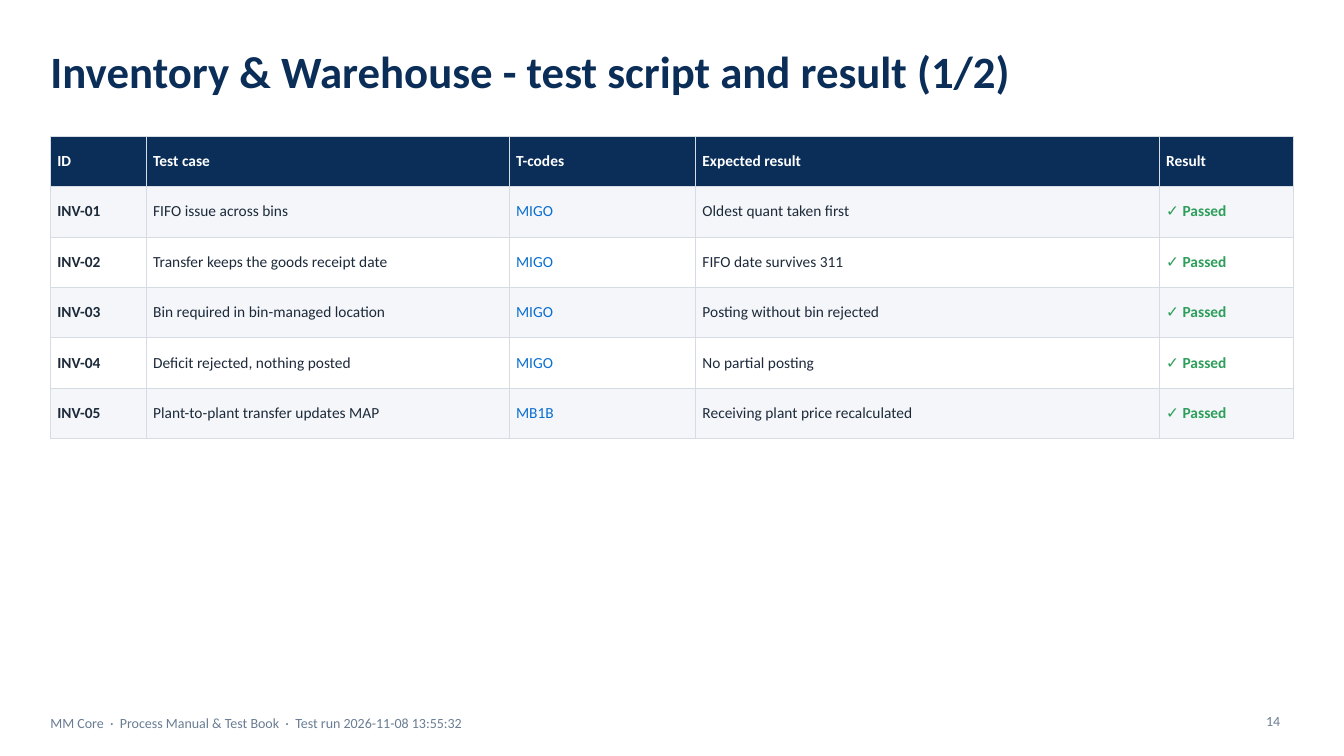
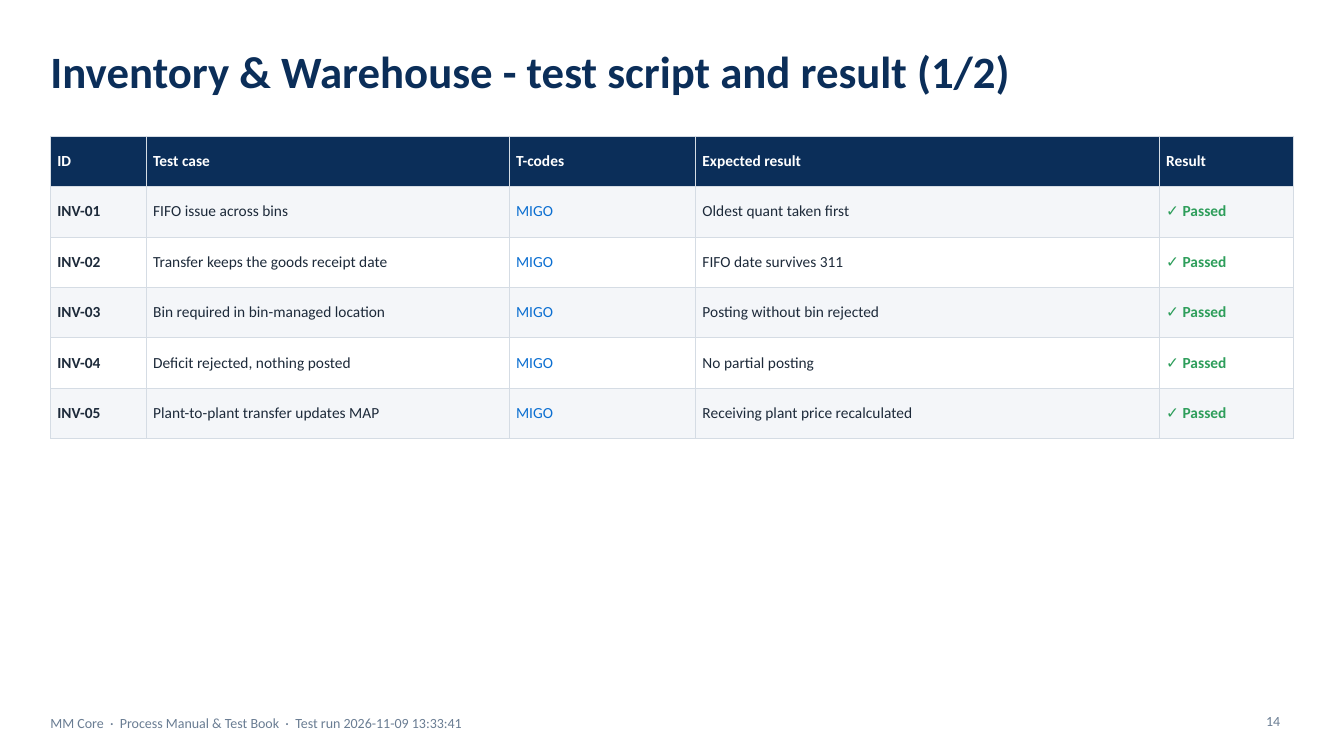
Before and after one commit to coolman1984/AI, a slide deck: slide 14 of web/static/manuals/MM_Core_Process_Test_Book.pptx. Drawn at 1344x756 pixels with LibreOffice and Linux fonts; fonts in the diff are those of the drawing. Boxes give left, top, right and bottom in pixels: in the first picture for what was removed or moved away, otherwise in the second. Text is boxed around its words. In the diff, an @@ line names an element or a change of style, - is before the commit and + after.

```diff
--- a/web/static/manuals/MM_Core_Process_Test_Book.pptx
+++ b/web/static/manuals/MM_Core_Process_Test_Book.pptx
@@ table at (50, 136, 1294, 425) @@
-row 6, column 3: MB1B
+row 6, column 3: MIGO
@@ text at (50, 718, 462, 728): text changed @@
-MM Core · Process Manual & Test Book · Test run 2026-11-08 13:55:32
+MM Core · Process Manual & Test Book · Test run 2026-11-09 13:33:41
```
Also in this commit, not shown: 33 other slides changed, 14 other files.
